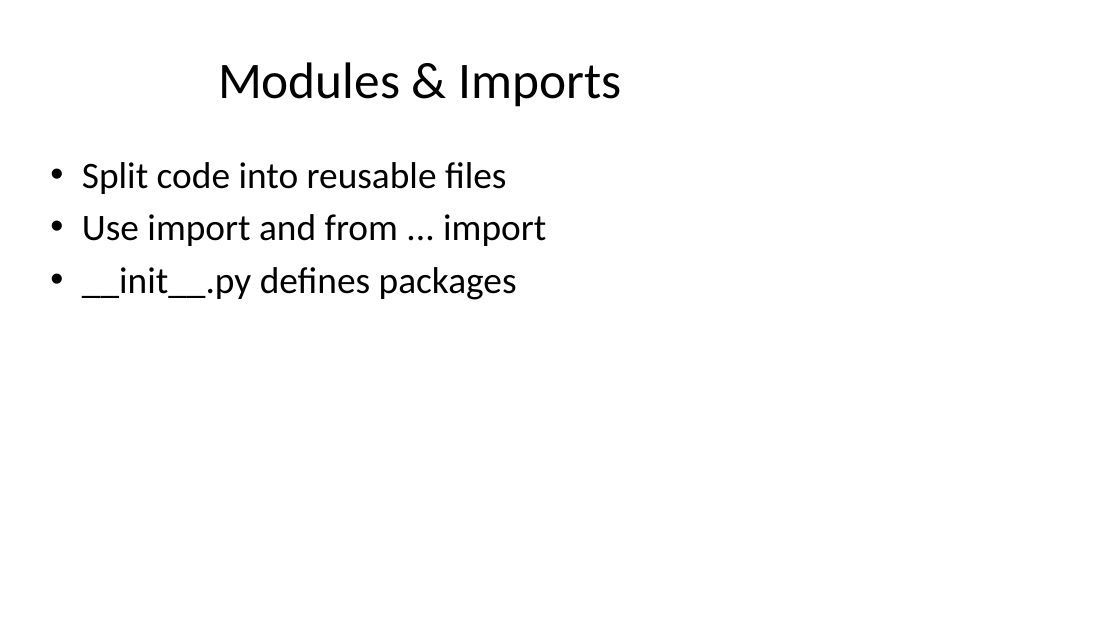
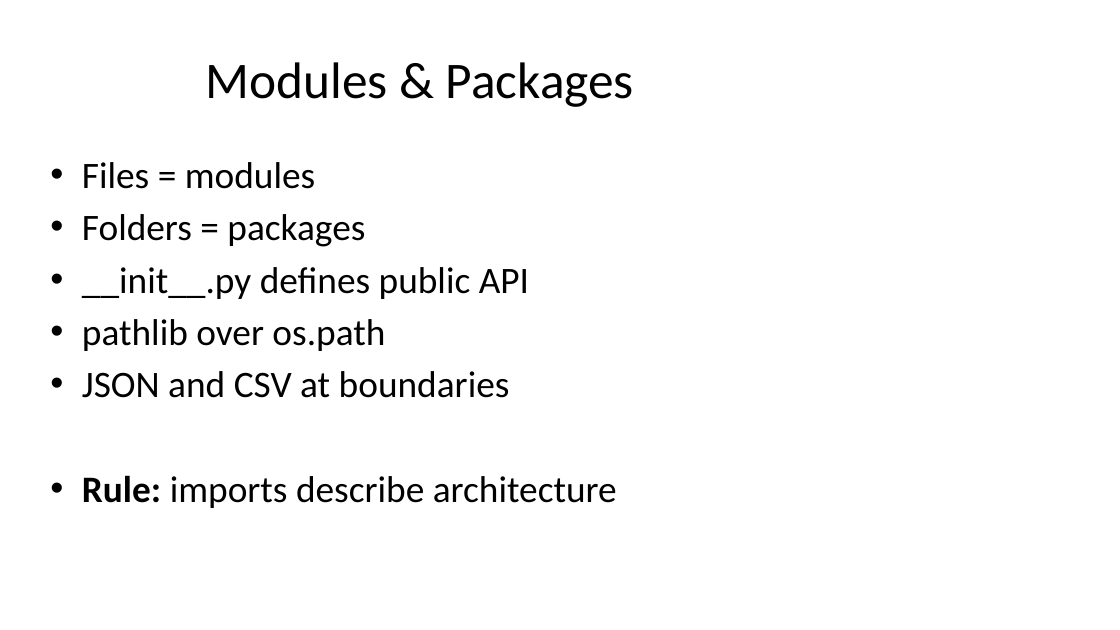
Before and after one commit to seanwhs/3-Day-Python-Crash-Course, a slide deck: slide 220 of Python_Crash_Course_2025.pptx (slide 193 before the commit). Drawn at 1120x630 pixels with LibreOffice and Linux fonts; fonts in the diff are those of the drawing. Boxes give left, top, right and bottom in pixels: in the first picture for what was removed or moved away, otherwise in the second. Text is boxed around its words. In the diff, an @@ line names an element or a change of style, - is before the commit and + after.

```diff
--- a/Python_Crash_Course_2025.pptx
+++ b/Python_Crash_Course_2025.pptx
@@ title at <box>206,62,634,107</box>: text changed @@
-Modules & Imports
+Modules & Packages
@@ text at <box>82,162,617,508</box>: text changed @@
-• Split code into reusable files
-• Use import and from ... import
-• __init__.py defines packages
+• Files = modules
+• Folders = packages
+• __init__.py defines public API
+• pathlib over os.path
+• JSON and CSV at boundaries
+• Rule: imports describe architecture
```
Also in this commit, not shown: 26 other slides changed, 58 slides added, 1 slide removed.
